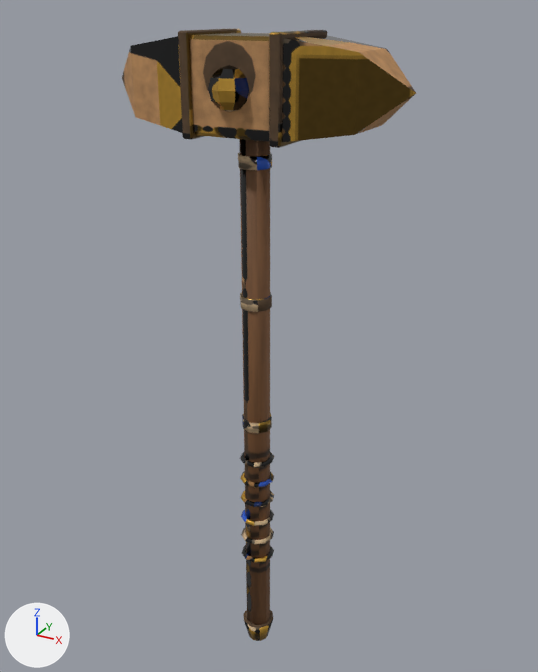
An edit to the FBX model Blender_Exports/Weapons/Heavy/02_desert_heavy.fbx, drawn before and after from the same camera.
Rendered twice from a 50 mm lens placed at (0.706, -1.229, 1.047), pointed at (0.003, 0.049, 0.408). Lighting does not change. The marker at lower left points along +X, +Y and +Z. The older version comes first.

The older version as bpy lines, for what is in view:
```python
me_weapon = bpy.data.meshes.new('Weapon')
me_weapon.from_pydata(...)  # 514 vertices, 984 faces; spans x -0.303..0.303, y -0.122..0.122, z -0.388..1.012
me_weapon.materials.append(mat_desert_heavy_main)
ob_weapon = bpy.data.objects.new('Weapon', me_weapon)
ob_weapon.location = (0.0, 0.0, 0.0)
```
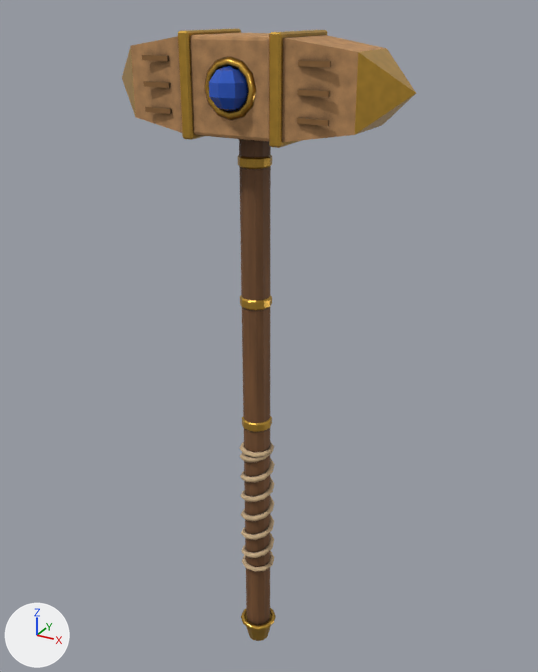
Where the change shows, as pixel boxes [x1, y1, x2, y2] in the pictures (538 x 672 px; the box of a moved part takes in the faces that stretch with it):
part 1 of me_weapon, added: after [145, 107, 172, 114]
part 2 of me_weapon, added: after [143, 81, 170, 88]
part 3 of me_weapon, added: after [142, 55, 169, 61]
part 4 of me_weapon, added: after [297, 118, 329, 126]
part 5 of me_weapon, added: after [298, 89, 330, 97]
part 6 of me_weapon, added: after [298, 60, 331, 67]
part 7 of me_weapon, added: after [242, 555, 272, 572]
part 8 of me_weapon, added: after [240, 442, 274, 457]
part 9 of me_weapon, rebuilt: before [238, 152, 272, 170]; after [238, 154, 272, 169]
part 10 of me_weapon, rebuilt (14% shorter): before [242, 413, 272, 433]; after [242, 415, 272, 432]
part 11 of me_weapon, rebuilt: before [240, 292, 272, 312]; after [240, 295, 272, 310]
part 12 of me_weapon, added (brown): after [204, 56, 256, 120]
part 13 of me_weapon, added: after [241, 608, 276, 630]
part 14 of me_weapon, moved or reshaped: before [208, 65, 274, 641]; after [190, 35, 275, 641]
part 15 of me_weapon, surface changed (lighter): [122, 29, 416, 148] in both

What changed in the scene script:
```text
Change me_weapon:
    used by ob_weapon; location = (0.0, 0.0, 0.0)
    remove me_weapon.from_pydata(...)  # 514 vertices, 984 faces; spans x -0.303..0.303, y -0.122..0.122, z -0.388..1.012
    add me_weapon.from_pydata(...)  # 959 vertices, 1846 faces; spans x -0.303..0.303, y -0.121..0.121, z -0.388..1.012
    me_weapon part 1: a new loose piece, a box spanning x -0.1854..-0.1292, y -0.0831..-0.0787, z 0.8719..0.8809, in mat_desert_heavy_main
    me_weapon part 2: a new loose piece, a box spanning x -0.1854..-0.1292, y -0.0831..-0.0787, z 0.9169..0.9258, in mat_desert_heavy_main
    me_weapon part 3: a new loose piece, a box spanning x -0.1854..-0.1292, y -0.0831..-0.0787, z 0.9618..0.9708, in mat_desert_heavy_main
    me_weapon part 4: a new loose piece, a box spanning x 0.1292..0.1854, y -0.0831..-0.0787, z 0.8719..0.8809, in mat_desert_heavy_main
    me_weapon part 5: a new loose piece, a box spanning x 0.1292..0.1854, y -0.0831..-0.0787, z 0.9169..0.9258, in mat_desert_heavy_main
    me_weapon part 6: a new loose piece, a box spanning x 0.1292..0.1854, y -0.0831..-0.0787, z 0.9618..0.9708, in mat_desert_heavy_main
    me_weapon part 7: the loose piece of 40 vertices spanning x -0.039..0.039, y -0.037..0.037, z -0.138..-0.124 is copied, and the copy is moved by (0.0, 0.0, -0.026); it spans x -0.039..0.039, y -0.037..0.037, z -0.164..-0.151
    me_weapon part 8: the loose piece of 40 vertices spanning x -0.039..0.039, y -0.037..0.037, z 0.124..0.138 is copied, and the copy is moved by (0.0, 0.0, 0.026); it spans x -0.039..0.039, y -0.037..0.037, z 0.151..0.164
    me_weapon part 9: the loose piece of 20 vertices spanning x -0.031..0.031, y -0.033..0.033, z 0.774..0.799 is rebuilt with 48 vertices and now spans x -0.033..0.033, y -0.033..0.033, z 0.774..0.799
    me_weapon part 10: the loose piece of 20 vertices spanning x -0.031..0.031, y -0.033..0.033, z 0.212..0.237 is rebuilt with 48 vertices and now spans x -0.033..0.033, y -0.033..0.033, z 0.212..0.237
    me_weapon part 11: the loose piece of 20 vertices spanning x -0.031..0.031, y -0.033..0.033, z 0.493..0.518 is rebuilt with 48 vertices and now spans x -0.033..0.033, y -0.033..0.033, z 0.493..0.518
    me_weapon part 12: a new loose piece of 48 vertices spanning x -0.052..0.052, y -0.093..-0.076, z 0.869..0.974, in mat_desert_heavy_main
    me_weapon part 13: a new loose piece of 48 vertices spanning x -0.044..0.044, y -0.044..0.044, z -0.339..-0.326, in mat_desert_heavy_main
    me_weapon part 14: 346 vertices removed from x -0.038..0.039, y -0.122..0.122, z -0.388..0.989; 435 vertices added at x -0.088..0.088, y -0.121..0.121, z -0.388..1.004
    me_weapon part 15: 132 kept faces spanning x -0.303..0.303, y -0.091..0.091, z 0.83..1.012 get new texture (UV) coordinates
    other edits to the shape of me_weapon do not show in these pictures
```
